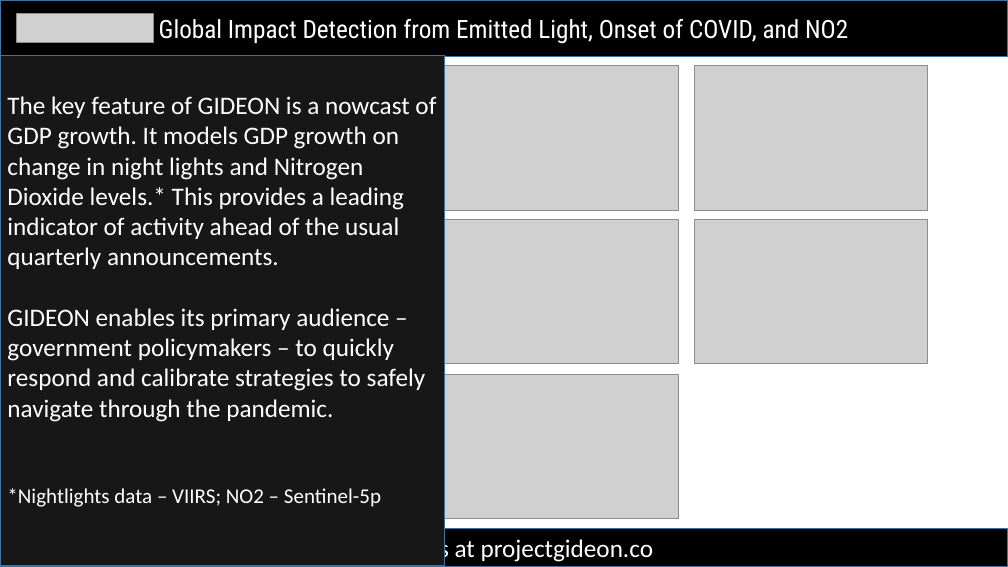
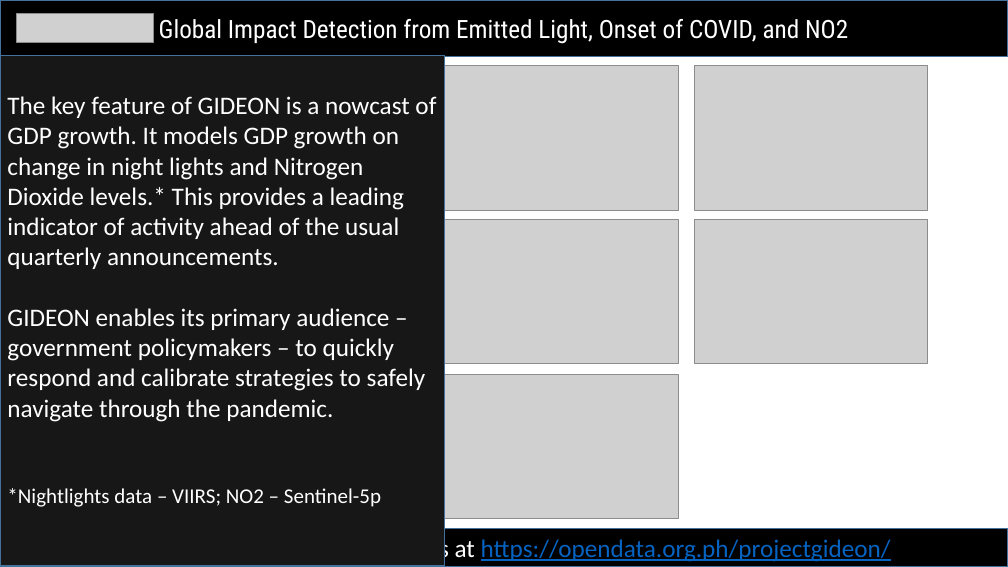
Before and after one commit to docligot/gqueers_space_apps, a slide deck: slide 3 of 5-slide-requirement_GIDEON.pptx. Drawn at 1008x567 pixels with LibreOffice and Linux fonts; fonts in the diff are those of the drawing; grey boxes stand for pictures. Boxes give left, top, right and bottom in pixels: in the first picture for what was removed or moved away, otherwise in the second. Text is boxed around its words. In the diff, an @@ line names an element or a change of style, - is before the commit and + after.

```diff
--- a/5-slide-requirement_GIDEON.pptx
+++ b/5-slide-requirement_GIDEON.pptx
@@ text in rectangle at box(209, 534, 891, 565): text changed; text colour #FFFFFF to #0563C1 @@
-Team GIDEON – Visit us at projectgideon.co
+Team GIDEON – Visit us at https://opendata.org.ph/projectgideon/
```
Also in this commit, not shown: 4 other slides changed.
